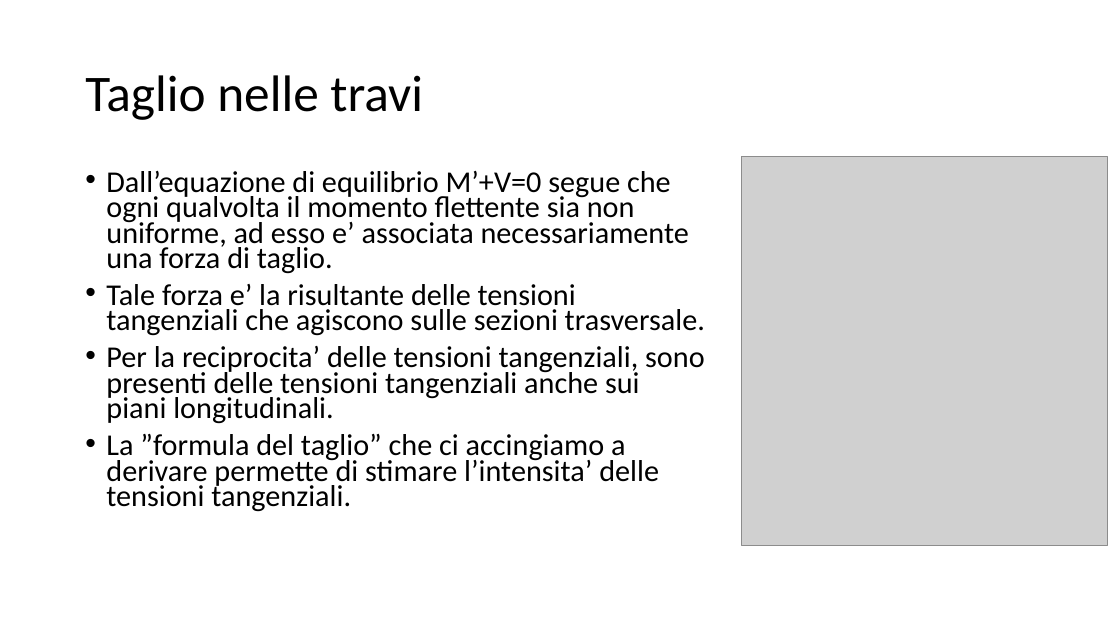
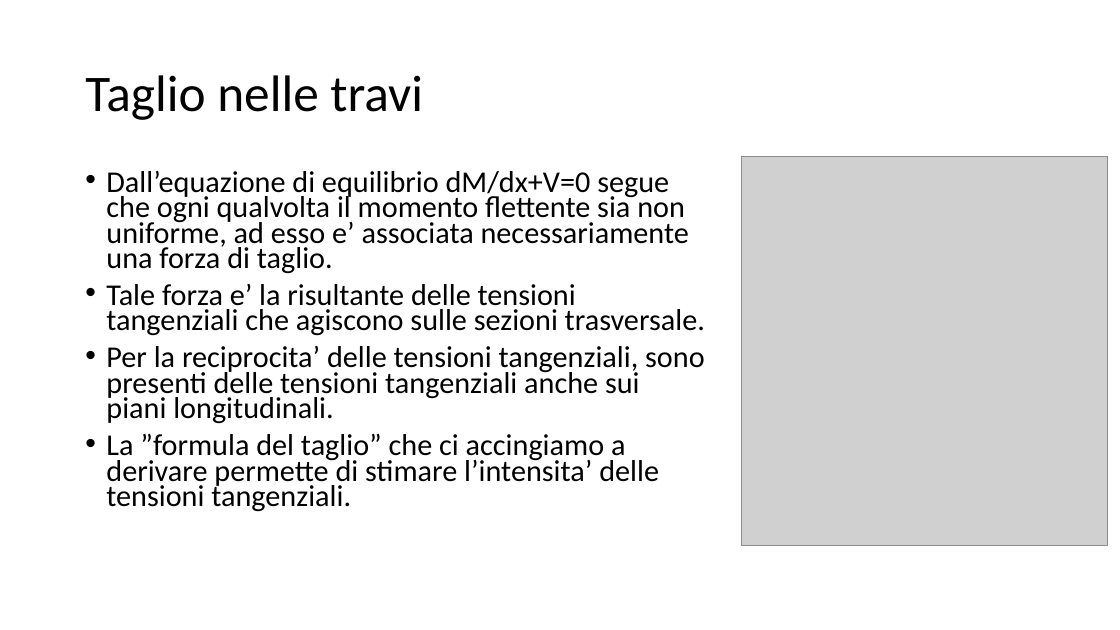
Before and after one commit to giuseppetomassetti/SdC, a slide deck: slide 2 of lezioni/H.11.2 La formula del taglio.pptx. Drawn at 1120x630 pixels with LibreOffice and Linux fonts; fonts in the diff are those of the drawing; grey boxes stand for pictures. Boxes give left, top, right and bottom in pixels: in the first picture for what was removed or moved away, otherwise in the second. Text is boxed around its words. In the diff, an @@ line names an element or a change of style, - is before the commit and + after.

```diff
--- a/lezioni/H.11.2 La formula del taglio.pptx
+++ b/lezioni/H.11.2 La formula del taglio.pptx
@@ text at (x1=106, y1=171, x2=689, y2=274): text changed @@
-• Dall’equazione di equilibrio M’+V=0 segue che ogni qualvolta il momento flettente sia non uniforme, ad esso e’ associata necessariamente una forza di taglio.
+• Dall’equazione di equilibrio dM/dx+V=0 segue che ogni qualvolta il momento flettente sia non uniforme, ad esso e’ associata necessariamente una forza di taglio.
```
Also in this commit, not shown: 1 other slide changed, 1 slide added, 1 slide removed, 6 other files.
